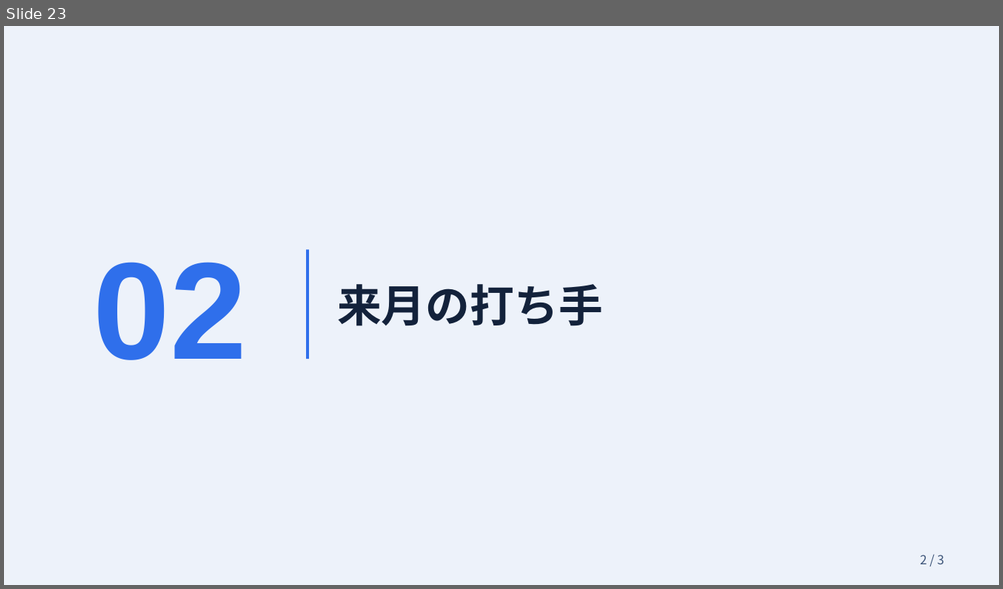
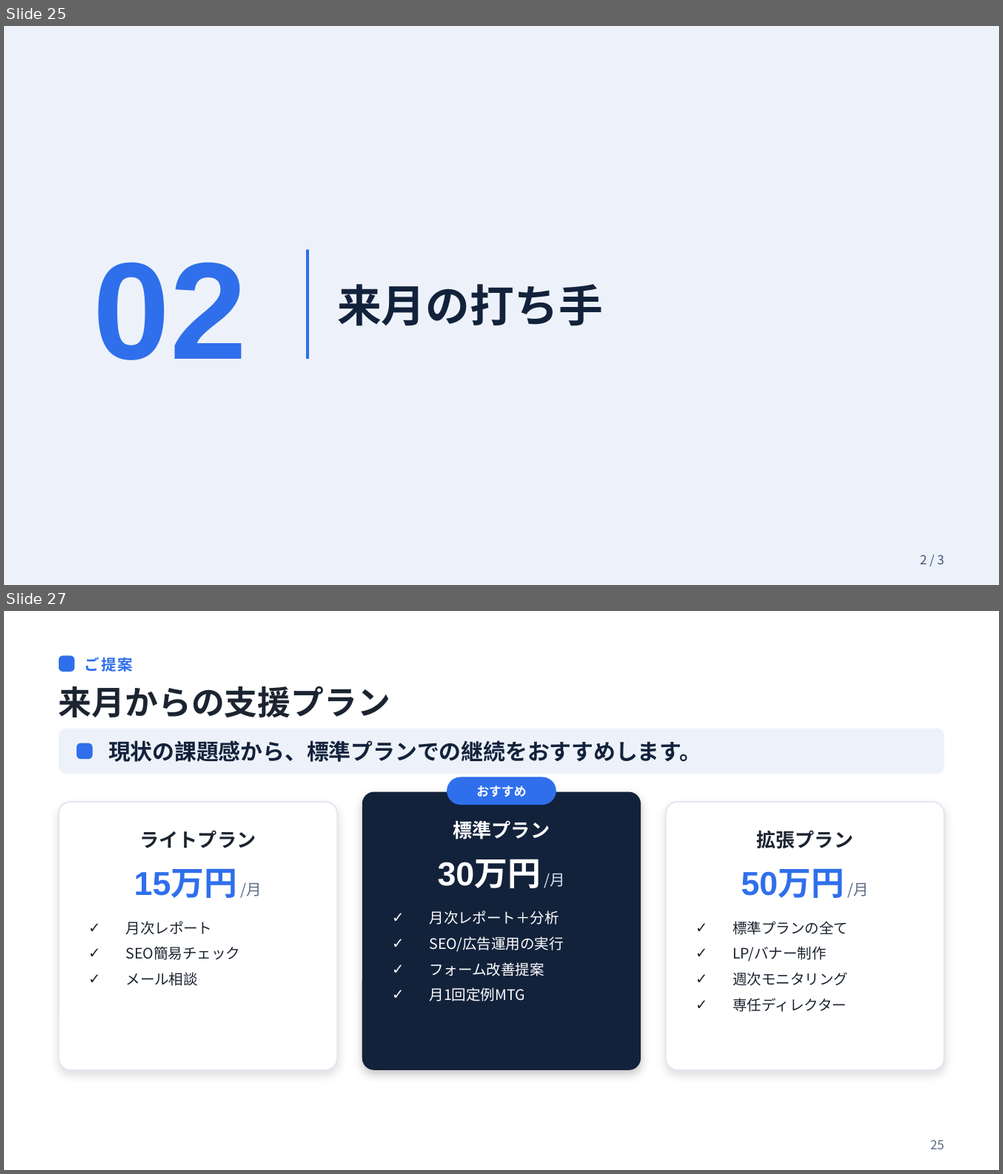
Before and after one commit to shotaueda/skill1, a slide deck: ouchi-no-mikata-slides/reference-deck.pptx. Shown one above the other, each under a label of ours: slide 23 before the commit, slides 25 and 27 after it; the slides between them are not shown. The pictures are 1003x589 and 1003x1174 pixels, drawn with LibreOffice and Linux fonts; fonts in the diff are those of the drawing; background and template pictures are left out. Boxes give left, top, right and bottom in pixels: in the first picture for what was removed or moved away, otherwise in the second. Text is boxed around its words. In the diff, an @@ line names an element or a change of style, - is before the commit and + after.

```diff
--- a/ouchi-no-mikata-slides/reference-deck.pptx
+++ b/ouchi-no-mikata-slides/reference-deck.pptx
@@ slide 27 added at [4,611,999,1170], background #FFFFFF @@
@@ rounded rectangle added at [59,655,74,672], fill #2F6FEB @@
@@ text added at [85,657,133,672], 11 pt, text #2F6FEB, bold @@
+ご提案
@@ text added at [59,686,390,718], 24 pt, text #1B2430, bold @@
+来月からの支援プラン
@@ rounded rectangle added at [59,729,944,774], fill #EDF2FA @@
@@ rounded rectangle added at [77,743,93,759], fill #2F6FEB @@
@@ text added at [108,741,701,762], 16 pt, text #13223B, bold @@
+現状の課題感から、標準プランでの継続をおすすめします。
@@ rounded rectangle added at [447,777,556,805], fill #2F6FEB @@
@@ text added at [476,786,526,797], 9 pt, text #FFFFFF, bold @@
+おすすめ
@@ rounded rectangle added at [59,802,337,1071], fill #FFFFFF, outline #E1E7F0 1 pt @@
@@ rounded rectangle added at [362,792,640,1071], fill #13223B @@
@@ rounded rectangle added at [666,802,944,1071], fill #FFFFFF, outline #E1E7F0 1 pt @@
@@ text added at [139,830,256,849], 14 pt, text #1B2430, bold @@
+ライトプラン
@@ text added at [452,820,549,840], 14 pt, text #FFFFFF, bold @@
+標準プラン
@@ text added at [756,830,853,849], 14 pt, text #1B2430, bold @@
+拡張プラン
@@ text added at [134,869,262,898], 24 pt, text #2F6FEB, bold @@
+15万円 /月
@@ text added at [438,860,566,889], 24 pt, text #FFFFFF, bold @@
+30万円 /月
@@ text added at [741,869,869,898], 24 pt, text #2F6FEB, bold @@
+50万円 /月
@@ text added at [126,921,241,986], 10.5 pt, text #1B2430 @@
+✓ 月次レポート
+✓ SEO簡易チェック
+✓ メール相談
@@ text added at [430,911,563,1002], 10.5 pt, text #FFFFFF @@
+✓ 月次レポート＋分析
+✓ SEO/広告運用の実行
+✓ フォーム改善提案
+✓ 月1回定例MTG
@@ text added at [732,921,848,1012], 10.5 pt, text #1B2430 @@
+✓ 標準プランの全て
+✓ LP/バナー制作
+✓ 週次モニタリング
+✓ 専任ディレクター
@@ text added at [930,1140,944,1150], 9 pt, text #5B6B82 @@
+25
@@ what was slide 23 is now slide 25 @@
```
Also in this commit, not shown: 13 slides changed, 2 other slides added, 4 other files.
